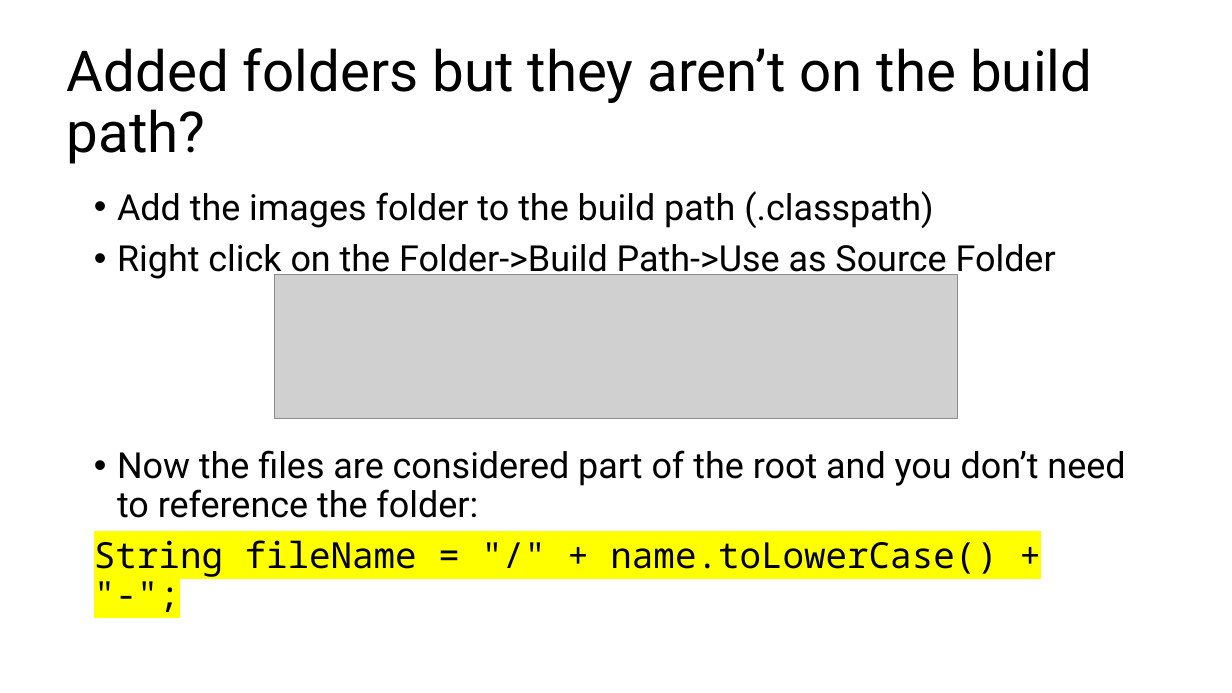
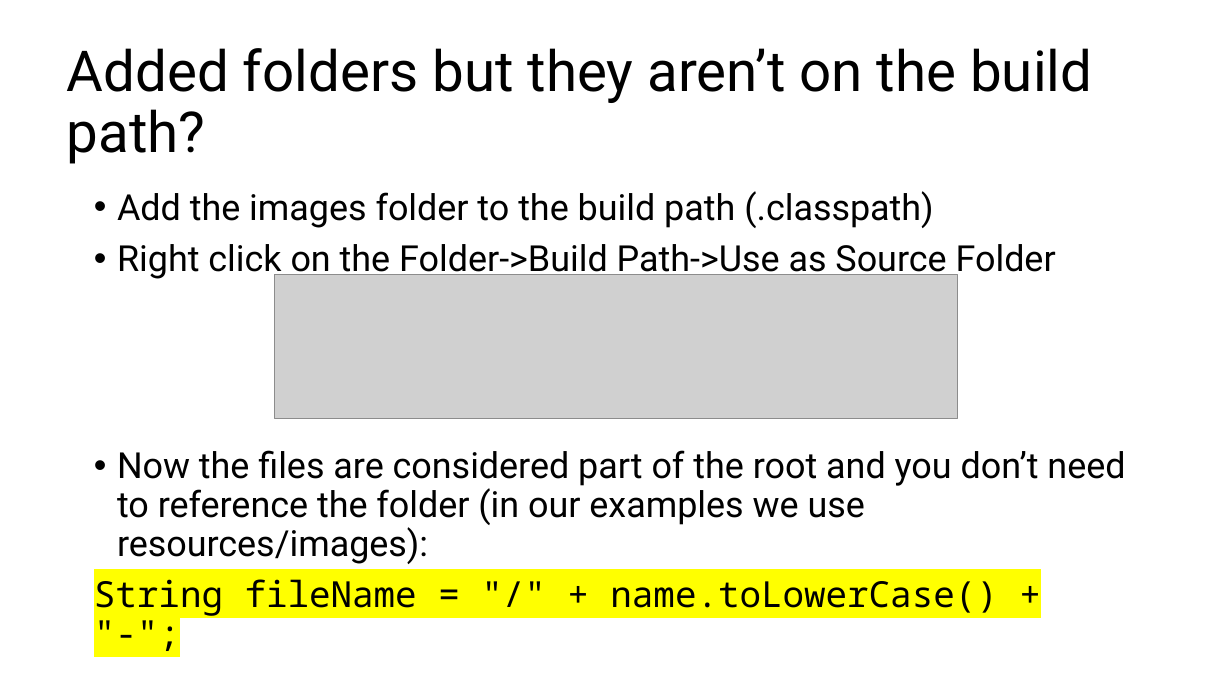
Before and after one commit to RHIT-CSSE/csse220, a slide deck: slide 6 of ClassMaterials/ComparableAndComparators/Slides/Part4-RunnableJars.pptx. Drawn at 1232x693 pixels with LibreOffice and Linux fonts; fonts in the diff are those of the drawing; grey boxes stand for pictures. Boxes give left, top, right and bottom in pixels: in the first picture for what was removed or moved away, otherwise in the second. Text is boxed around its words. In the diff, an @@ line names an element or a change of style, - is before the commit and + after.

```diff
--- a/ClassMaterials/ComparableAndComparators/Slides/Part4-RunnableJars.pptx
+++ b/ClassMaterials/ComparableAndComparators/Slides/Part4-RunnableJars.pptx
@@ text at [117, 450, 1125, 564]: text changed @@
-• Now the files are considered part of the root and you don’t need to reference the folder:
+• Now the files are considered part of the root and you don’t need to reference the folder (in our examples we use resources/images):
```
Also in this commit, not shown: 2 other slides changed, 1 slide removed, 1 other file.
